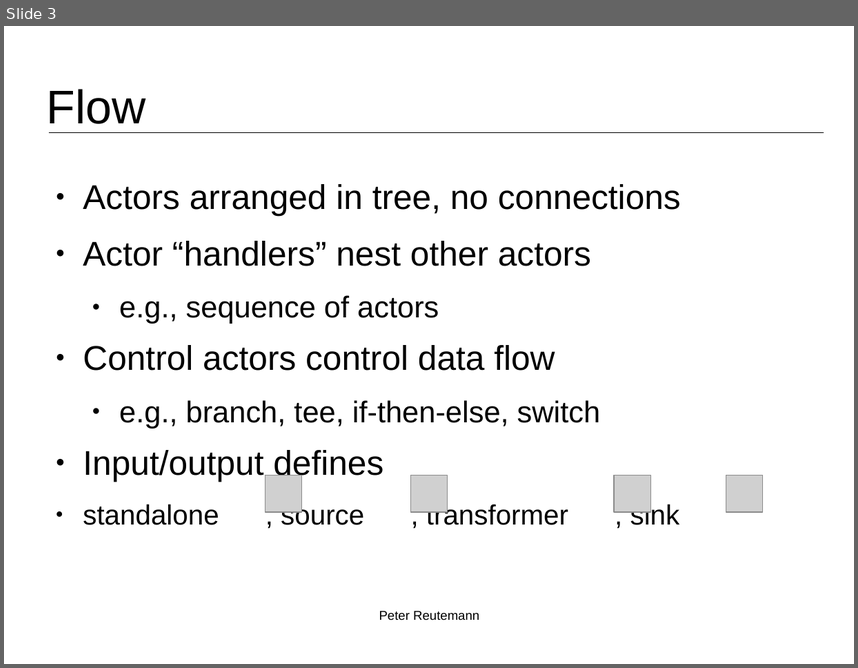
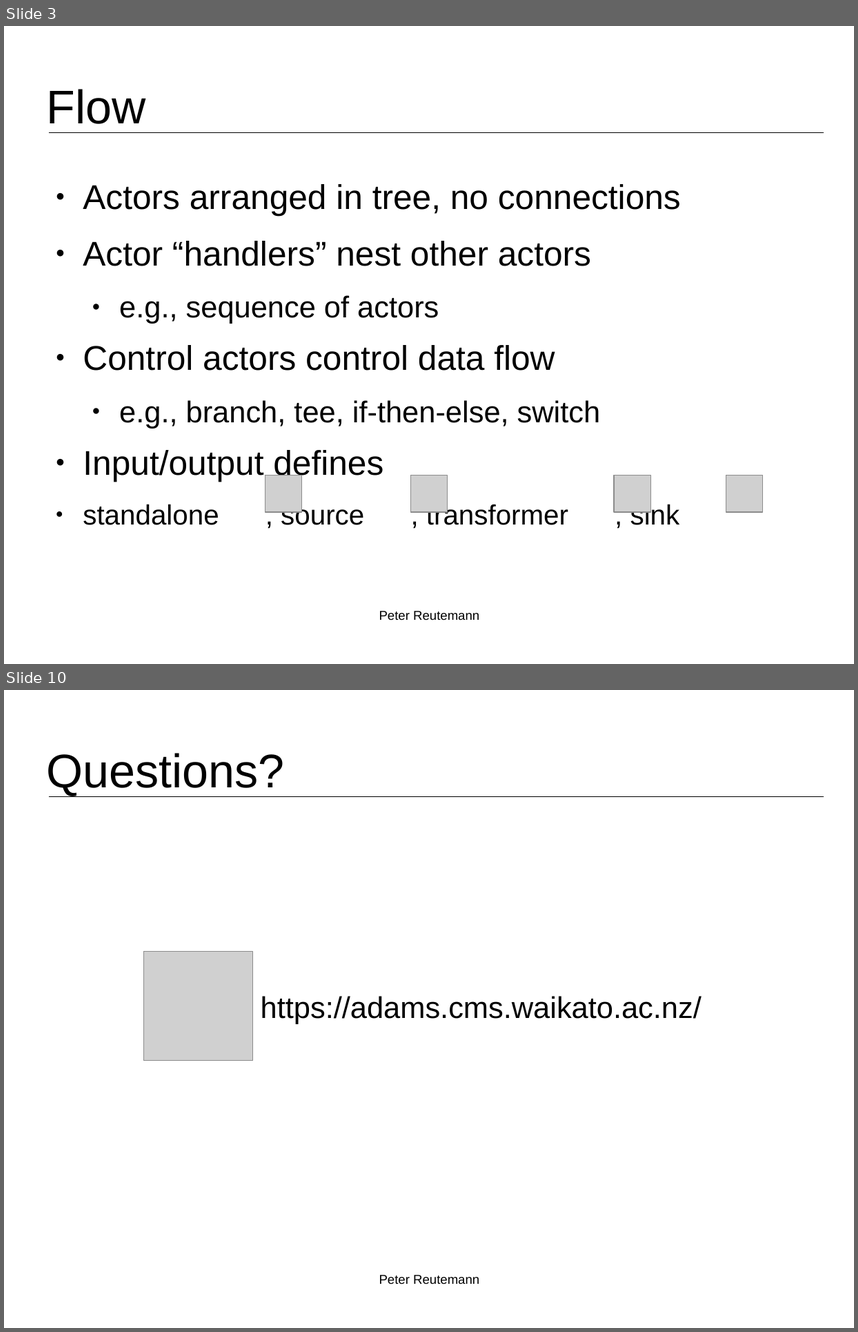
Before and after one commit to fracpete/bigmine-2015, a slide deck: talk/bigmine2015_reutemann.odp. Shown one above the other, each under a label of ours: slide 3 before the commit, slides 3 and 10 after it; the slides between them are not shown. The pictures are 858x668 and 858x1332 pixels, drawn with LibreOffice and Linux fonts; fonts in the diff are those of the drawing; grey boxes stand for pictures; background and template pictures are left out. Boxes give left, top, right and bottom in pixels: in the first picture for what was removed or moved away, otherwise in the second. Text is boxed around its words. In the diff, an @@ line names an element or a change of style, - is before the commit and + after.

```diff
--- a/talk/bigmine2015_reutemann.odp
+++ b/talk/bigmine2015_reutemann.odp
@@ slide 10 added at (x1=4, y1=690, x2=854, y2=1328), background #FFFFFF; not listed: 1 template element that a slide beside it also shows @@
@@ title added at (x1=47, y1=753, x2=285, y2=796), 44 pt, text #000000 @@
+Questions?
@@ picture added at (x1=143, y1=952, x2=252, y2=1061) @@
@@ text added at (x1=261, y1=996, x2=702, y2=1024), 28 pt, text #000000 @@
+https://adams.cms.waikato.ac.nz/
@@ text added at (x1=379, y1=1274, x2=479, y2=1284), 12 pt, text #000000 @@
+Peter Reutemann
```
Also in this commit, not shown: 6 slides changed, 1 other slide added, 5 other files.
